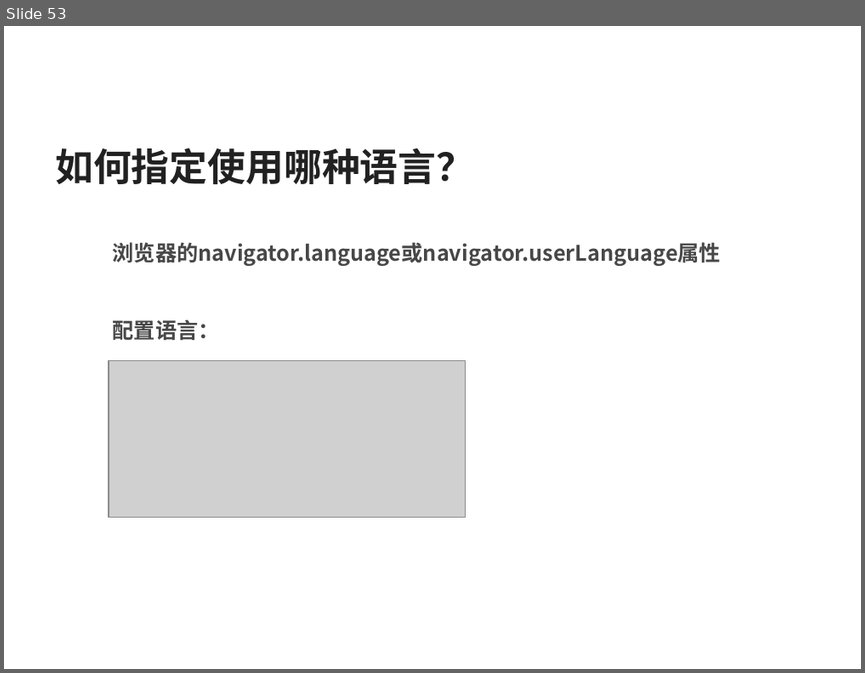
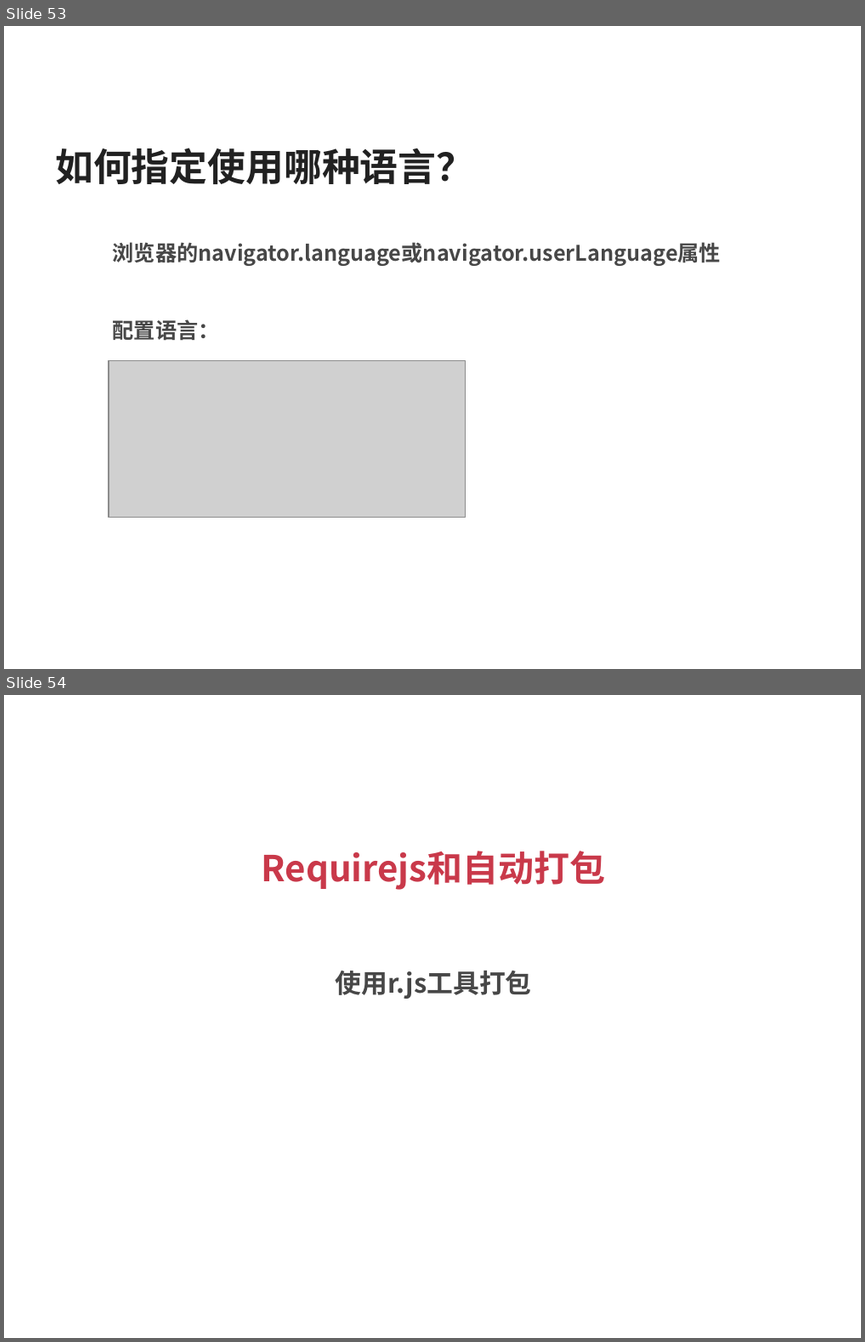
Before and after one commit to silvajs/lecturer, a slide deck: requirejs/doc/requirejs.pptx. Shown one above the other, each under a label of ours: slide 53 before the commit, slides 53 and 54 after it. The pictures are 865x673 and 865x1342 pixels, drawn with LibreOffice and Linux fonts; fonts in the diff are those of the drawing; grey boxes stand for pictures. Boxes give left, top, right and bottom in pixels: in the first picture for what was removed or moved away, otherwise in the second. Text is boxed around its words. In the diff, an @@ line names an element or a change of style, - is before the commit and + after.

Commit message:
打包基本使用

```diff
--- a/requirejs/doc/requirejs.pptx
+++ b/requirejs/doc/requirejs.pptx
@@ slide 54 added at bbox=[4, 695, 861, 1338], background #FFFFFF @@
@@ title added at bbox=[262, 851, 606, 890], 30 pt, text #C9394A, bold @@
+Requirejs和自动打包
@@ text added at bbox=[336, 970, 532, 998], 22 pt, text #474747, bold @@
+使用r.js工具打包
```
Also in this commit, not shown: 6 other slides added, 7 other files.
